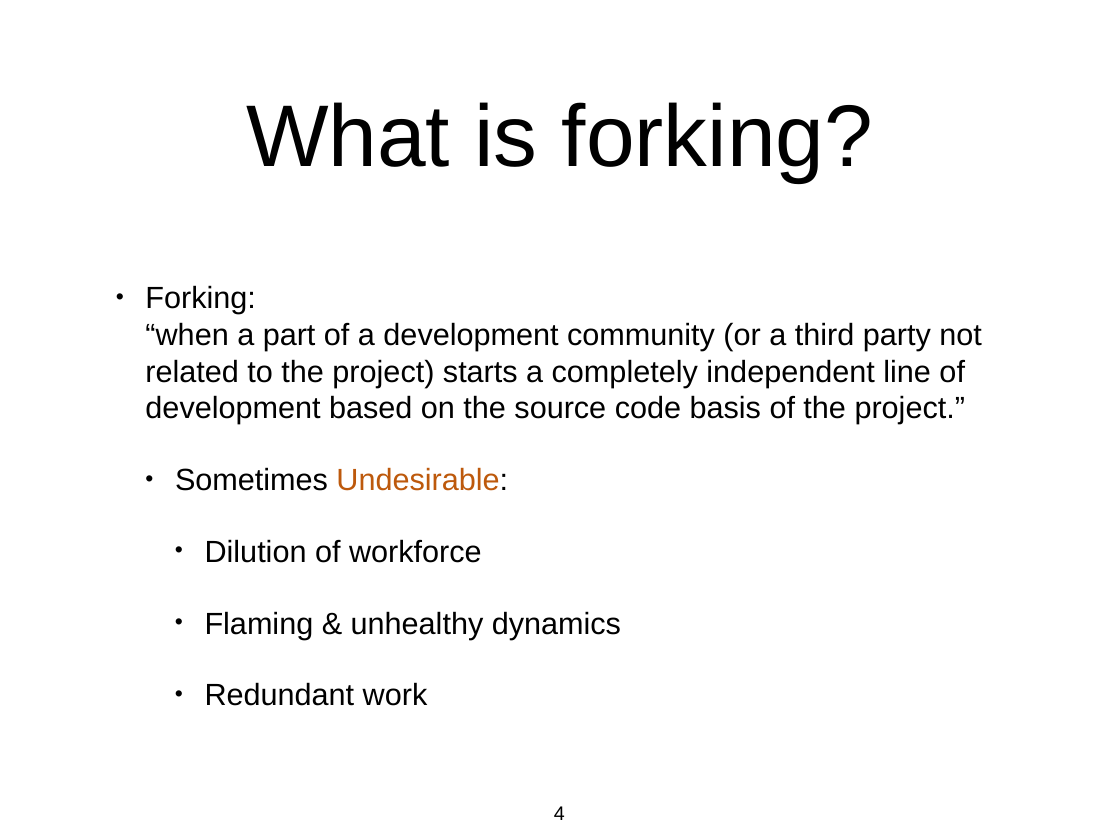
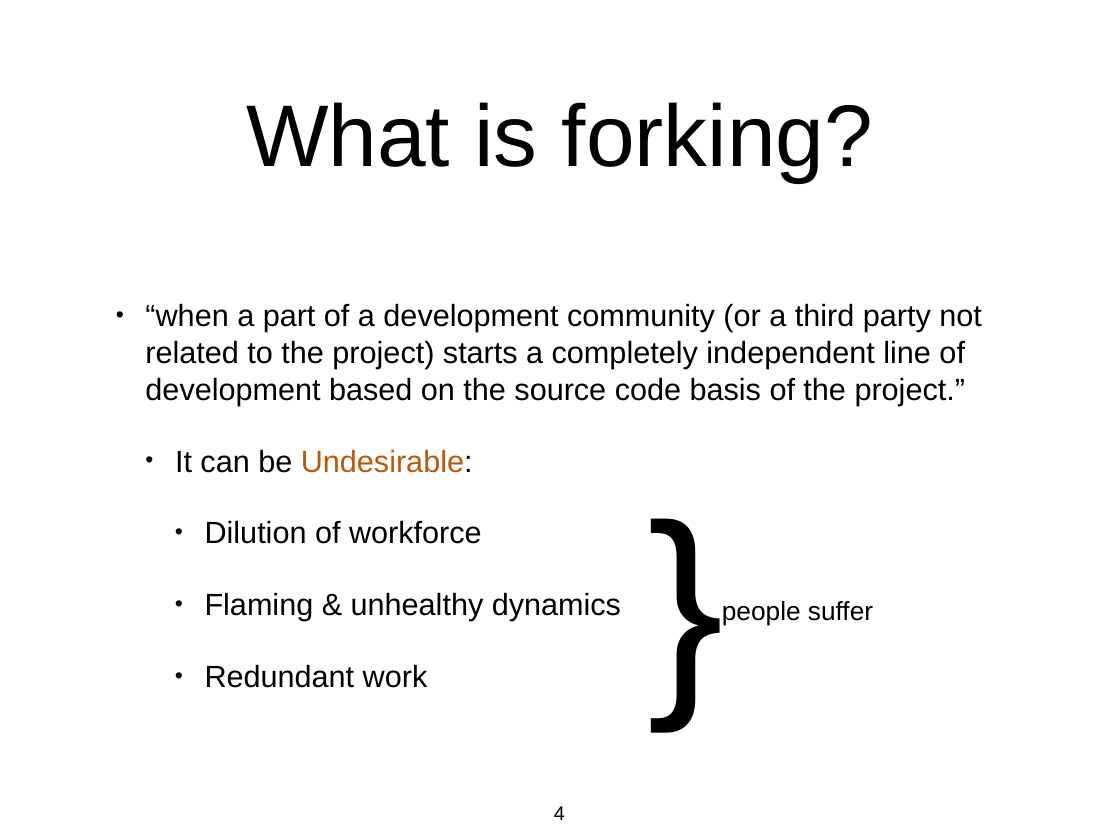
Before and after one commit to azarbakht/prelim, a slide deck: slide 4 of slides/prelim_presentation.pptx. Drawn at 1120x840 pixels with LibreOffice and Linux fonts; fonts in the diff are those of the drawing. Boxes give left, top, right and bottom in pixels: in the first picture for what was removed or moved away, otherwise in the second. Text is boxed around its words. In the diff, an @@ line names an element or a change of style, - is before the commit and + after.

```diff
--- a/slides/prelim_presentation.pptx
+++ b/slides/prelim_presentation.pptx
@@ text at box(145, 303, 982, 473): text changed @@
-  • Forking:
-    “when a part of a development community (or a third party not related to the project) starts a completely independent line of development based on the source code basis of the project.”
-    • Sometimes Undesirable:
+  • “when a part of a development community (or a third party not related to the project) starts a completely independent line of development based on the source code basis of the project.”
+    • It can be Undesirable:
@@ text added at box(643, 451, 724, 736), 210 pt, text #000000 @@
+}
@@ text added at box(722, 601, 873, 626), 24 pt, text #000000 @@
+people suffer
```
Also in this commit, not shown: 13 other slides changed, 2 other files.
